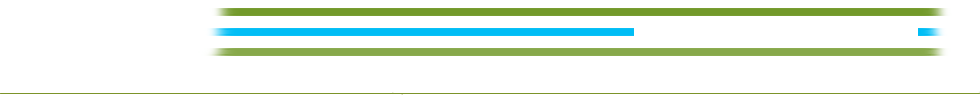
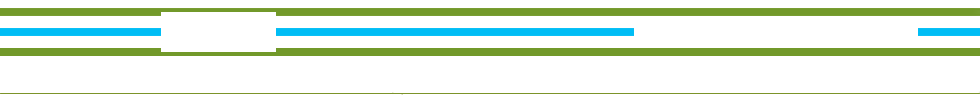
The second 980 x 100 image is a revision of the first. Changes to its layers:
added layer "Rectangle 2" above "Layer 3 copy 2" over [207, 12, 276, 52]
painted on "Layer 3 copy 2" over [0, 28, 980, 36]
removed layer "Layer 3 copy" (was 85%) over [198, 48, 951, 56]
added layer "Rectangle 1" above "Layer 3" over [0, 48, 980, 56]
painted on "Layer 3" over [0, 8, 980, 16]
